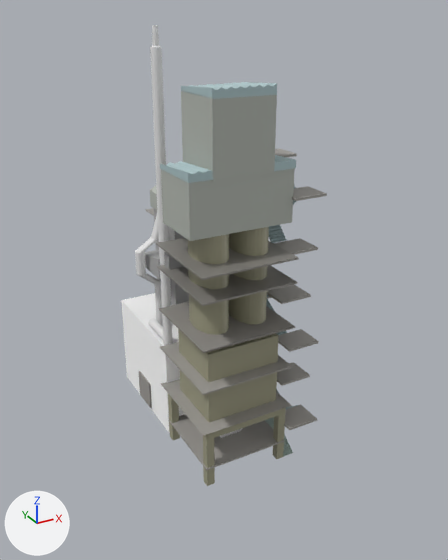
A saved change to the glTF model zvd.glb.
One viewpoint serves both versions: a 50 mm lens placed at (-32.1, -57.8, 52.3), pointed at (1.5, 3.3, 21.7). Lighting does not change. The marker at lower left points along +X, +Y and +Z. Where no turn or scale is listed for an object, it has been applied to the vertices.
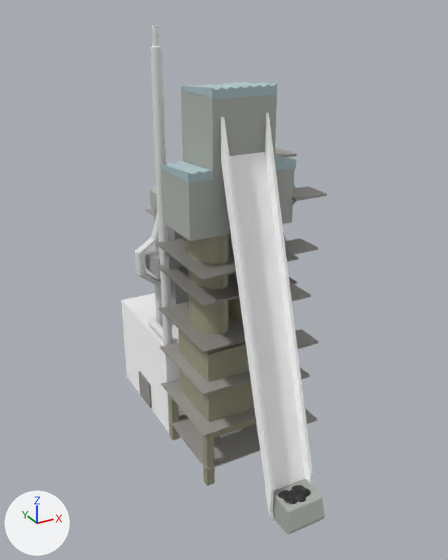
Pixel boxes (x1, y1, x2, y2) of what changed, in the pictures (448 x 560 px):
'Cube.016', added
    after: (221, 113, 313, 521)
'Cube.066', added
    after: (273, 479, 325, 534)
    faces in mat_listed_metall (grey #b3b8b0): (273, 479, 325, 534)
'Cylinder', unchanged, covered by the edit
    before: (229, 227, 269, 324)
    after: (229, 234, 243, 322)

What changed in the scene script:
```text
Add mat_material_015:
    mat_material_015 = principled_material('Material.015')
    mat_material_015.base_color = (0.0172, 0.0172, 0.0172)  # black #232323
Add mat_material_027:
    mat_material_027 = principled_material('Material.027')
    mat_material_027.base_color = (0.0172, 0.0172, 0.0172)  # black #232323
Add mat_material_028:
    mat_material_028 = principled_material('Material.028')
    mat_material_028.base_color = (0.0172, 0.0172, 0.0172)  # black #232323
Add mat_material_030:
    mat_material_030 = principled_material('Material.030')
    mat_material_030.base_color = (0.0172, 0.0172, 0.0172)  # black #232323
Add mat_material_017:
    mat_material_017 = principled_material('Material.017')
    mat_material_017.base_color = (0.0172, 0.0172, 0.0172)  # black #232323
Add mat_material_029:
    mat_material_029 = principled_material('Material.029')
    mat_material_029.base_color = (0.0172, 0.0172, 0.0172)  # black #232323
Add mat_material_031:
    mat_material_031 = principled_material('Material.031')
    mat_material_031.base_color = (1.0, 1.0, 1.0)  # white #ffffff
    mat_material_031.metallic = 1.0
    mat_material_031.roughness = 1.0
Add me_cube_042:
    me_cube_042.from_pydata(...)  # 662 vertices, 1296 faces; spans x -2.91..1.62, y -2.89..0.95, z -3.01..0.58
    # faces by material slot: [192, 144, 192, 192, 192, 192, 192]
    me_cube_042.materials.append(mat_material_030)  # black #232323
    me_cube_042.materials.append(mat_listed_metall)  # grey #b3b8b0
    me_cube_042.materials.append(mat_material_015)  # black #232323
    me_cube_042.materials.append(mat_material_017)  # black #232323
    me_cube_042.materials.append(mat_material_027)  # black #232323
    me_cube_042.materials.append(mat_material_028)  # black #232323
    me_cube_042.materials.append(mat_material_029)  # black #232323
Add me_cube_001:
    me_cube_001.from_pydata(...)  # 24 vertices, 36 faces; spans x -0.2..5.3, y -10.6..0.6, z -40.0..2.2
    me_cube_001.materials.append(mat_material_031)  # white #ffffff
Add ob_cube_066:
    ob_cube_066 = bpy.data.objects.new('Cube.066', me_cube_042)
    ob_cube_066.location = (0.9, -14.7, 3.5)
Add ob_cube_016:
    ob_cube_016 = bpy.data.objects.new('Cube.016', me_cube_001)
    ob_cube_016.location = (-2.4, -3.9, 40.3)
```
